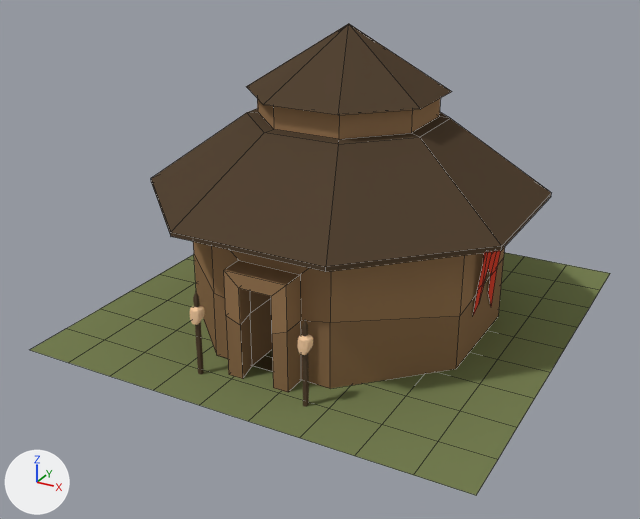
The Blender file 3D Models/TownHall(Aswang).blend, before and after one commit.
Both versions are drawn from a 50 mm camera at (10.12, -19.86, 11.26) aimed at (-0.19, -1.12, 1.88). Arrows for +X, +Y and +Z are at lower left; the lights stay in place. Mesh edges are drawn as thin lines on the coarser meshes.

Before the edit, the objects in view are built like this:
```python
me_cube_011 = bpy.data.meshes.new('Cube.011')
me_cube_011.from_pydata(...)  # 105 vertices, 105 faces; spans x -1.77..1.77, y -1.77..1.77, z -1.0..1.6
# faces by material slot: [31, 2, 24, 48]
me_cube_011.materials.append(mat_straw)  # brown #9e7b57
me_cube_011.materials.append(mat_black)  # black #1b1b1b
me_cube_011.materials.append(mat_straw_001)  # brown #8f6f4f
me_cube_011.materials.append(mat_belt)  # brown #554536
me_cube_014 = bpy.data.meshes.new('Cube.014')
me_cube_014.from_pydata(...)  # 101 vertices, 89 faces; spans x -3.0..3.0, y -3.2..3.0, z -1.0..43.8
# faces by material slot: [17, 72]
me_cube_014.materials.append(mat_belt)  # brown #554536
me_cube_014.materials.append(mat_skin)  # beige #f8cfa4
me_grid_010 = bpy.data.meshes.new('Grid.010')
me_grid_010.from_pydata(...)  # 100 vertices, 81 faces; spans x -1.0..1.0, y -1.0..1.0, z 0.0
me_grid_010.materials.append(mat_grass)  # green #788154
ob_efigy_001 = bpy.data.objects.new('Efigy.001', me_cube_014)
ob_efigy_001.location = (1.47, -4.82, 0.05)
ob_efigy_001.scale = (0.05, 0.05, 0.05)
ob_grid = bpy.data.objects.new('Grid', me_grid_010)
ob_grid.location = (0.0, 0.0, 0.0)
ob_grid.scale = (6.0, 6.0, 6.0)
ob_hut = bpy.data.objects.new('Hut', me_cube_011)
ob_hut.location = (0.0, 0.0, 3.0)
ob_hut.rotation_euler = (0.0, 0.0, 1.178)  # degrees (0, 0, 67)
ob_hut.scale = (3.0, 3.0, 3.0)
```
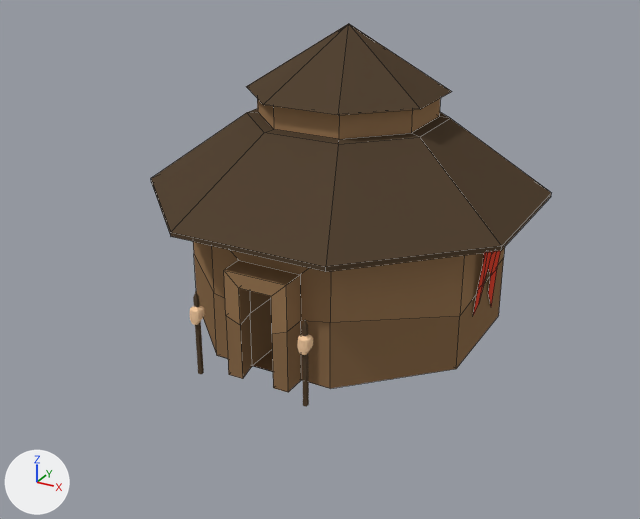
Where the change shows, as pixel boxes (x1, y1, x2, y2) in the pictures (640 x 519 px):
'Grid', deleted (green)
    before: (30, 252, 610, 495)

The change in detail:
Object 'Grid' (ob_grid) is deleted.
